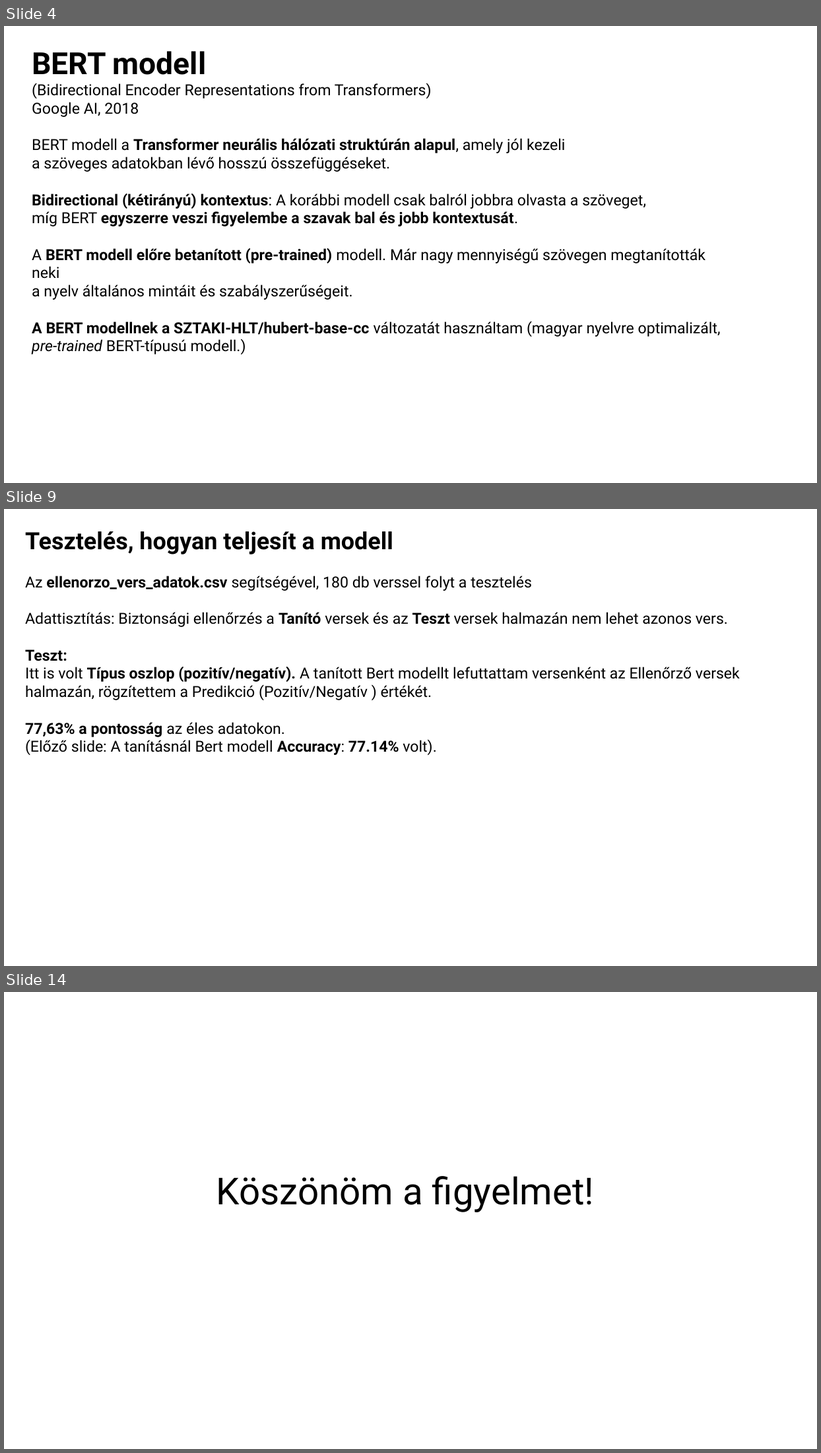
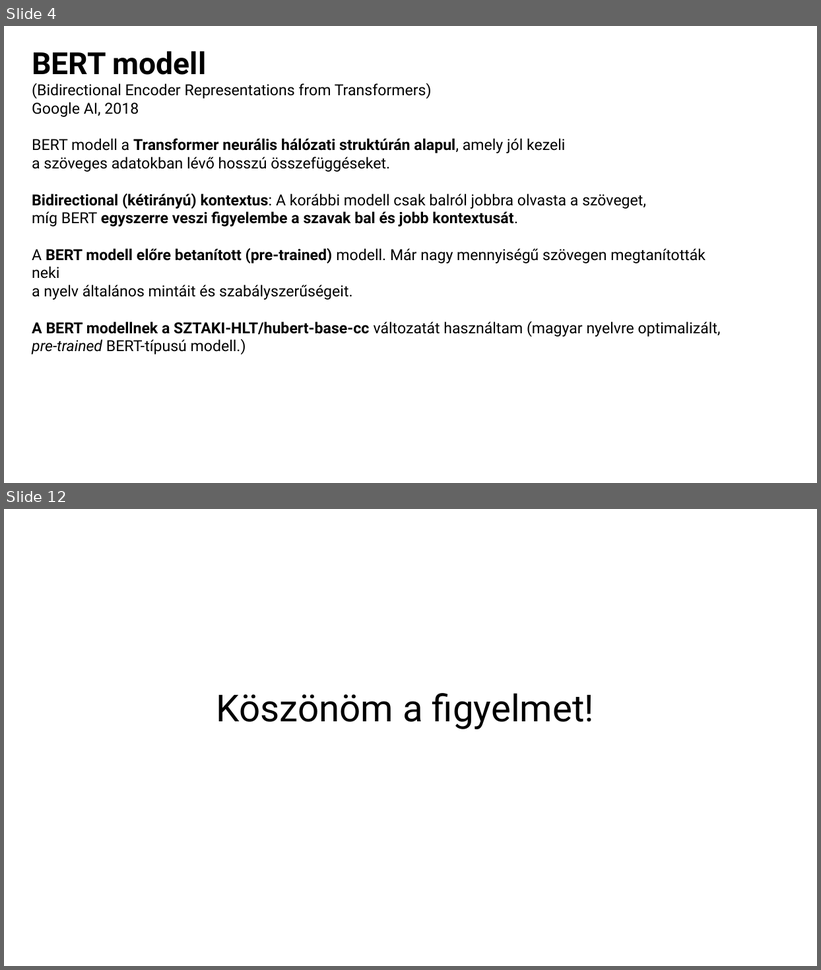
Before and after one commit to minorharpman/erzelemelemzes, a slide deck: Erzelemelemzes.pptx. Shown one above the other, each under a label of ours: slides 4, 9 and 14 before the commit, slides 4 and 12 after it; the slides between them are not shown. The pictures are 821x1453 and 821x970 pixels, drawn with LibreOffice and Linux fonts; fonts in the diff are those of the drawing. Boxes give left, top, right and bottom in pixels: in the first picture for what was removed or moved away, otherwise in the second. Text is boxed around its words. In the diff, an @@ line names an element or a change of style, - is before the commit and + after.

```diff
--- a/Erzelemelemzes.pptx
+++ b/Erzelemelemzes.pptx
@@ slide 9 removed at bbox=[4, 509, 817, 966], background #FFFFFF @@
@@ text removed at bbox=[25, 531, 740, 755] @@
-Tesztelés, hogyan teljesít a modell
-Az ellenorzo_vers_adatok.csv segítségével, 180 db verssel folyt a tesztelés
-Adattisztítás: Biztonsági ellenőrzés a Tanító versek és az Teszt versek halmazán nem lehet azonos vers.
-Teszt:
-Itt is volt Típus oszlop (pozitív/negatív). A tanított Bert modellt lefuttattam versenként az Ellenőrző versek halmazán, rögzítettem a Predikció (Pozitív/Negatív ) értékét.
-77,63% a pontosság az éles adatokon.
-(Előző slide: A tanításnál Bert modell Accuracy: 77.14% volt).
@@ what was slide 14 is now slide 12 @@
```
Also in this commit, not shown: 5 slides changed, 4 slides added, 5 other slides removed, 1 other file.
